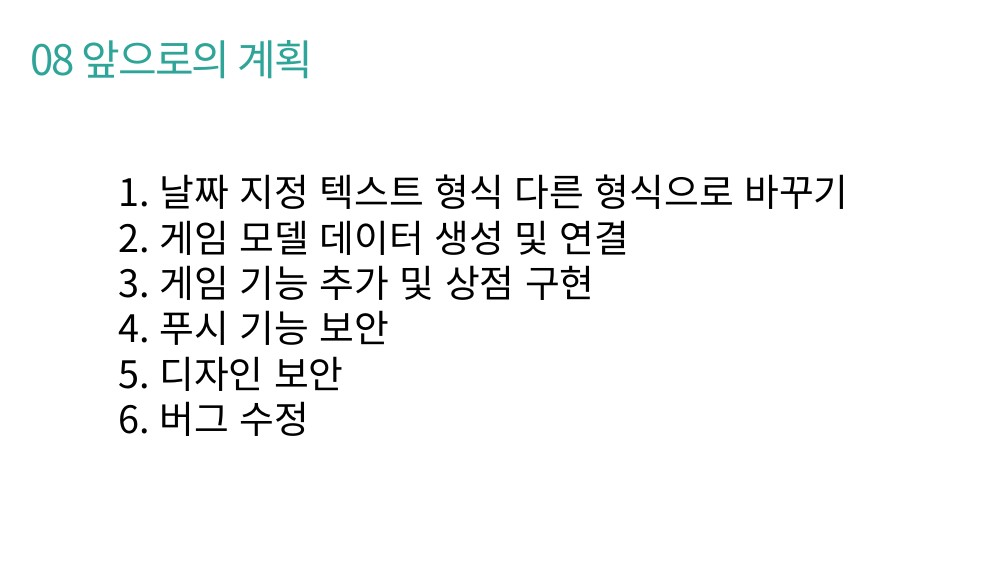
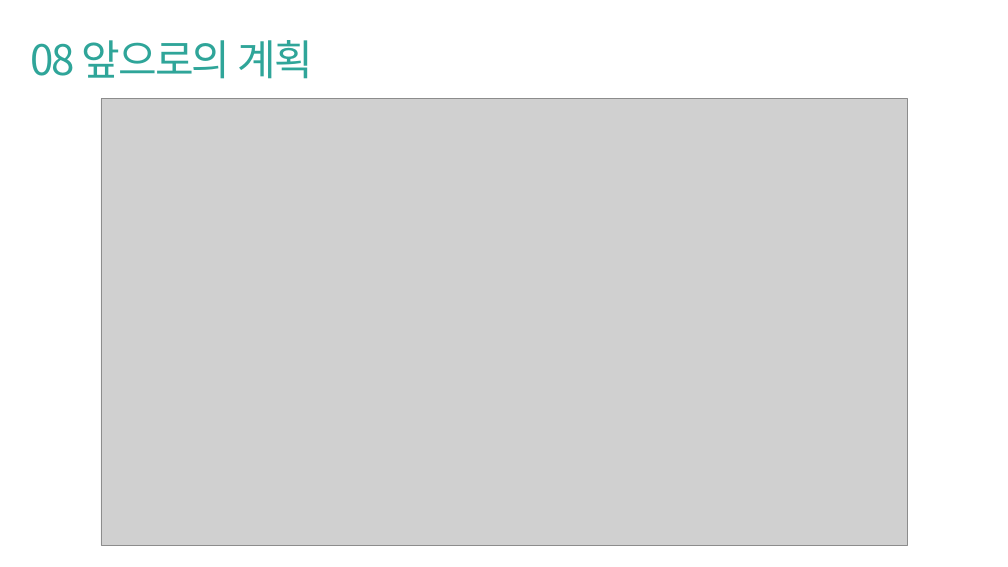
Before and after one commit to pknu-wap/2021_APP_TEAM4, a slide deck: slide 16 of WAP_APP_3 중간발표.pptx (slide 13 before the commit). Drawn at 1008x567 pixels with LibreOffice and Linux fonts; fonts in the diff are those of the drawing; grey boxes stand for pictures. Boxes give left, top, right and bottom in pixels: in the first picture for what was removed or moved away, otherwise in the second. Text is boxed around its words. In the diff, an @@ line names an element or a change of style, - is before the commit and + after.

```diff
--- a/WAP_APP_3 중간발표.pptx
+++ b/WAP_APP_3 중간발표.pptx
@@ picture added at box(101, 99, 907, 545) @@
@@ text removed at box(159, 174, 848, 436) @@
-1. 날짜 지정 텍스트 형식 다른 형식으로 바꾸기
-2. 게임 모델 데이터 생성 및 연결
-3. 게임 기능 추가 및 상점 구현
-4. 푸시 기능 보안
-5. 디자인 보안
-6. 버그 수정
```
Also in this commit, not shown: 1 other slide changed, 3 slides added.
